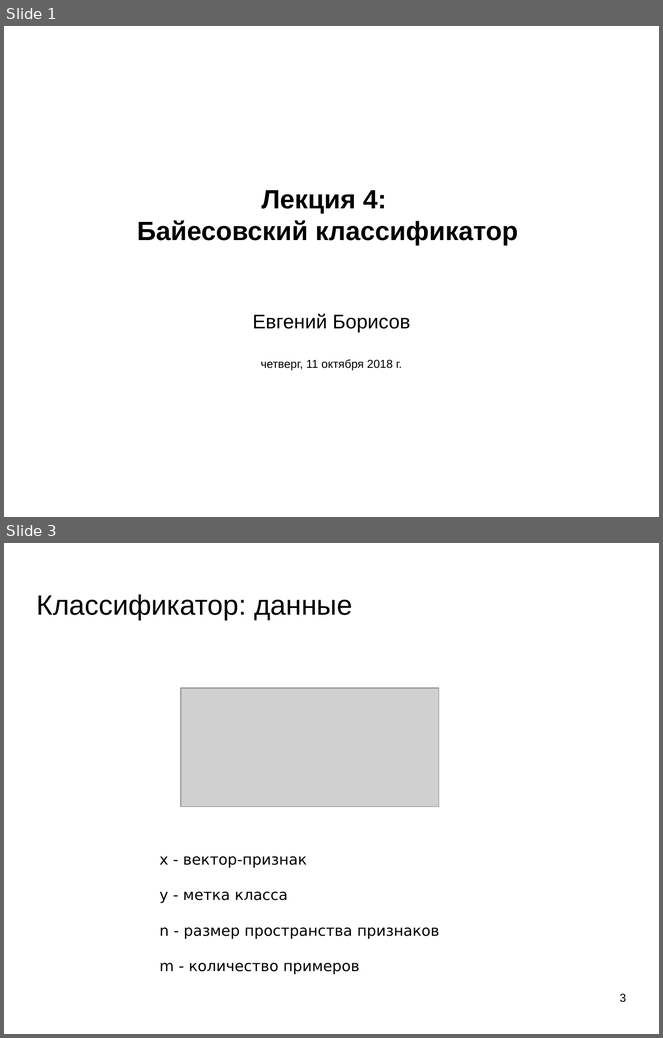
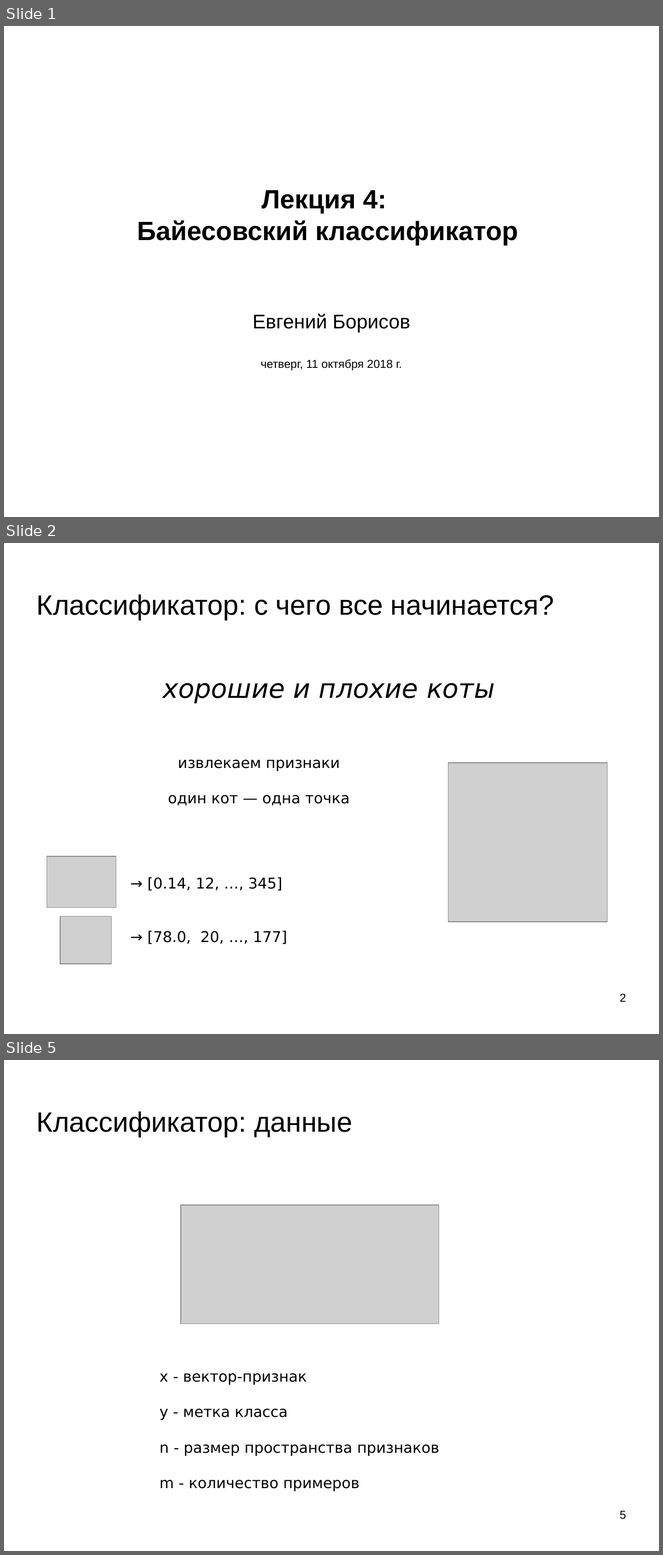
Before and after one commit to mechanoid5/ml_lectorium_legacy, a slide deck: 04-bayes.odp. Shown one above the other, each under a label of ours: slides 1 and 3 before the commit, slides 1, 2 and 5 after it; the slides between them are not shown. The pictures are 663x1038 and 663x1555 pixels, drawn with LibreOffice and Linux fonts; fonts in the diff are those of the drawing; grey boxes stand for pictures; background and template pictures are left out. Boxes give left, top, right and bottom in pixels: in the first picture for what was removed or moved away, otherwise in the second. Text is boxed around its words. In the diff, an @@ line names an element or a change of style, - is before the commit and + after.

```diff
--- a/04-bayes.odp
+++ b/04-bayes.odp
@@ slide 2 added at (4,543,659,1034), background picture (left out) @@
@@ title added at (37,594,554,619), 33.9 pt, text #000000 @@
+Классификатор: с чего все начинается?
@@ text added at (163,683,495,704), 32 pt, text #000000, italic @@
+хорошие и плохие коты
@@ subtitle added at (148,760,350,944), 18 pt, text #000000 @@
+извлекаем признаки
+один кот — одна точка
+→ [0.14, 12, …, 345]
+→ [78.0, 20, …, 177]
@@ picture added at (449,763,608,922) @@
@@ picture added at (47,857,116,908) @@
@@ picture added at (60,917,112,965) @@
@@ page number added at (620,994,626,1002), 14 pt, text #000000 @@
+2
@@ what was slide 3 is now slide 5 @@
@@ page number at (620,1511,626,1520): text changed @@
-3
+5
```
Also in this commit, not shown: 11 slides changed, 9 other slides added, 1 slide removed, 4 other files.
